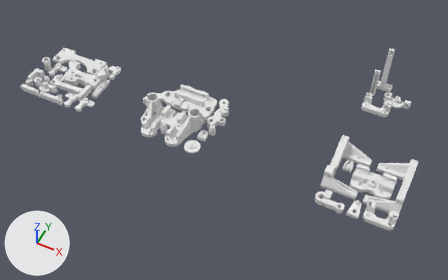
One commit to the Blender file blender/release/smartrap0.4.9_plates.blend: the scene before it, then after it.
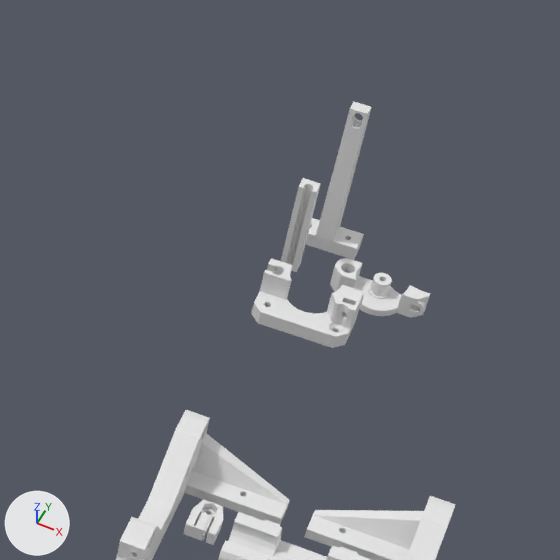
The first picture shows the older version from a 50 mm lens placed at (419.0, -804.0, 659.0), pointed at (133.0, -231.0, -57.0). The close-ups show both versions on the part from 65% to 100% of the width and 7% to 63% of the height of that picture; other places that the commit changed are outside them. The lights are fixed; the arrows at lower left show +X, +Y and +Z.

The first close-up shows 'Directdrive Body M4', 'Directdrive Idler 7Mm', 'Endy Back', 'Endy Front.001', 'Mk2 Tensioner Right', 'Support Glass Front 48', 'Support Plate Y 48', 'plateY'.
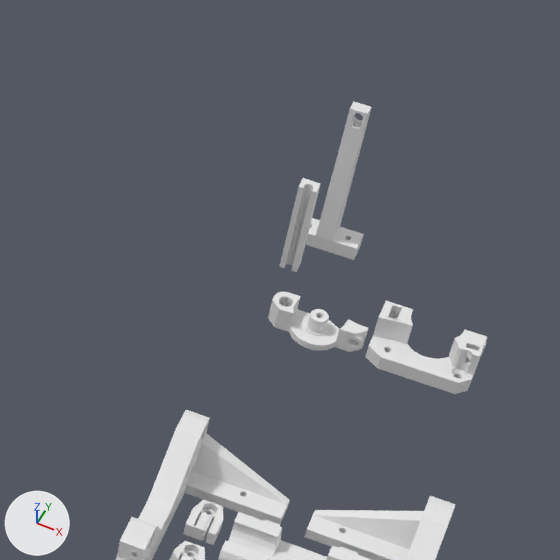
Pixel boxes [x1, y1, x2, y2] of what changed, in the close-ups (560 x 560 px):
```json
{"object": "Directdrive Body Hux.001", "change": "added", "after": [365, 301, 487, 394]}
{"object": "Directdrive Body M4", "change": "deleted", "before": [251, 258, 364, 348]}
{"object": "Directdrive Idler 10Mm", "change": "moved", "after": [268, 292, 368, 352], "on screen": "not visible before"}
{"object": "Directdrive Idler 7Mm", "change": "moved", "before": [330, 258, 430, 318], "on screen": "not visible afterwards"}
{"object": "Mk2 Tensioner Right.001", "change": "added", "after": [169, 541, 205, 560]}
```

Scene script edits in JSON lines:
```json
{"op": "add", "block": "me_directdrive_body_hux_001", "code": ["me_directdrive_body_hux_001 = bpy.data.meshes.new('Directdrive Body Hux.001')", "me_directdrive_body_hux_001.from_pydata(...)  # 960 vertices, 1940 faces; spans x -17.8..27.2, y -87.7..-65.4, z 15.9..34.2"]}
{"op": "set", "path": "ob_directdrive_idler_10mm.location", "old": "(-166.7, -195.6, -55.7)", "new": "(329.4, -9.9, -55.7)"}
{"op": "set", "path": "ob_directdrive_idler_7mm.location", "old": "(347.5, 22.5, -55.7)", "new": "(-166.5, -196.6, -55.7)"}
{"op": "remove", "block": "ob_directdrive_body_m4", "code": ["ob_directdrive_body_m4 = bpy.data.objects.new('Directdrive Body M4', me_directdrive_body_m4)", "ob_directdrive_body_m4.location = (320.0, -10.8, -48.5)"]}
{"op": "add", "block": "ob_mk2_tensioner_right_001", "code": ["ob_mk2_tensioner_right_001 = bpy.data.objects.new('Mk2 Tensioner Right.001', me_mk2_tensioner_right.copy())  # the mesh of ob_mk2_tensioner_right", "ob_mk2_tensioner_right_001.location = (326.0, -240.2, -29.3)", "ob_mk2_tensioner_right_001.rotation_euler = (1.571, 0.0, 0.0)  # degrees (90, 0, 0)"]}
{"op": "add", "block": "ob_directdrive_body_hux_001", "code": ["ob_directdrive_body_hux_001 = bpy.data.objects.new('Directdrive Body Hux.001', me_directdrive_body_hux_001)", "ob_directdrive_body_hux_001.location = (374.5, -13.8, -48.5)"]}
```
